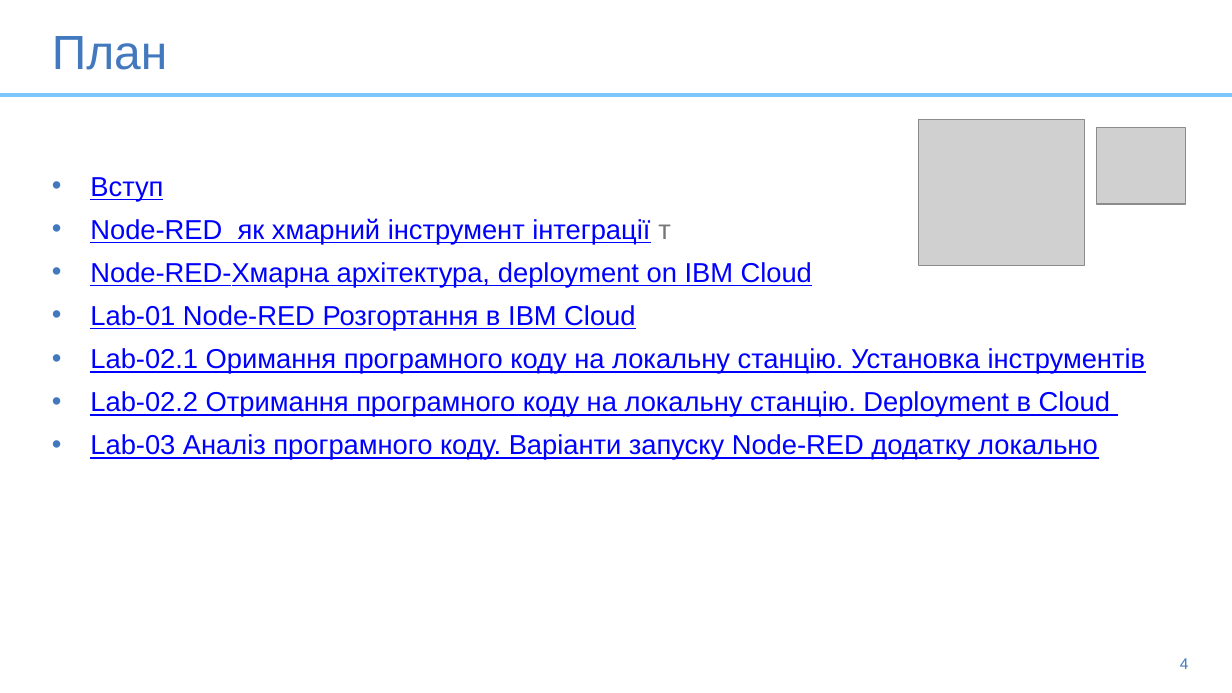
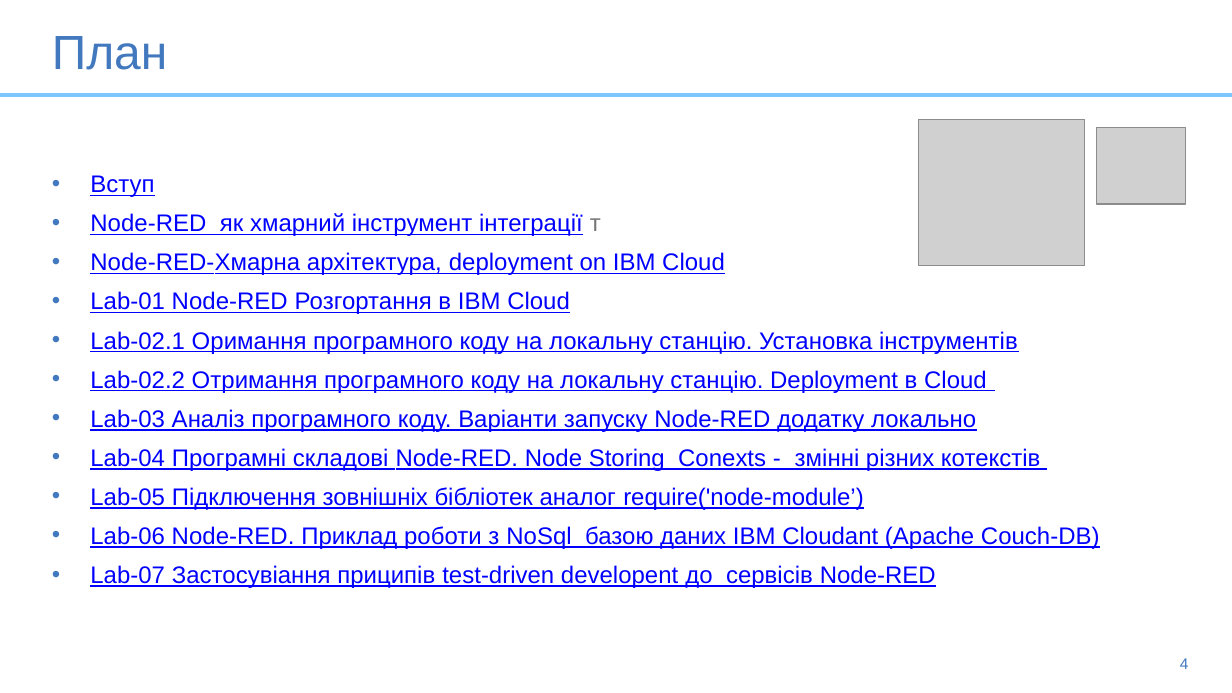
Before and after one commit to pavlo-shcherbukha/IBM-Node-Red-APP2020, a slide deck: slide 4 of presentation/0-Agenda.pptx. Drawn at 1232x693 pixels with LibreOffice and Linux fonts; fonts in the diff are those of the drawing; grey boxes stand for pictures. Boxes give left, top, right and bottom in pixels: in the first picture for what was removed or moved away, otherwise in the second. Text is boxed around its words. In the diff, an @@ line names an element or a change of style, - is before the commit and + after.

Commit message:
ppt agenda md

```diff
--- a/presentation/0-Agenda.pptx
+++ b/presentation/0-Agenda.pptx
@@ text at [90,175,1018,432]: size 16 to 14 pt in "Вступ", "Node-RED як хмарний інструмент інтеграції т", "Node-RED-Хмарна архітектура, deployment on IBM Cloud", "Lab-01 Node-RED Розгортання в IBM Cloud" and 3 more places @@
@@ text at [90,448,1100,588]: paragraphs added @@
+• Lab-04 Програмні складові Node-RED. Node Storing Conexts - змінні різних котекстів
+• Lab-05 Підключення зовнішніх бібліотек аналог require('node-module’)
+• Lab-06 Node-RED. Приклад роботи з NoSql базою даних IBM Cloudant (Apache Couch-DB)
+• Lab-07 Застосувіання приципів test-driven developent до сервісів Node-RED
```
